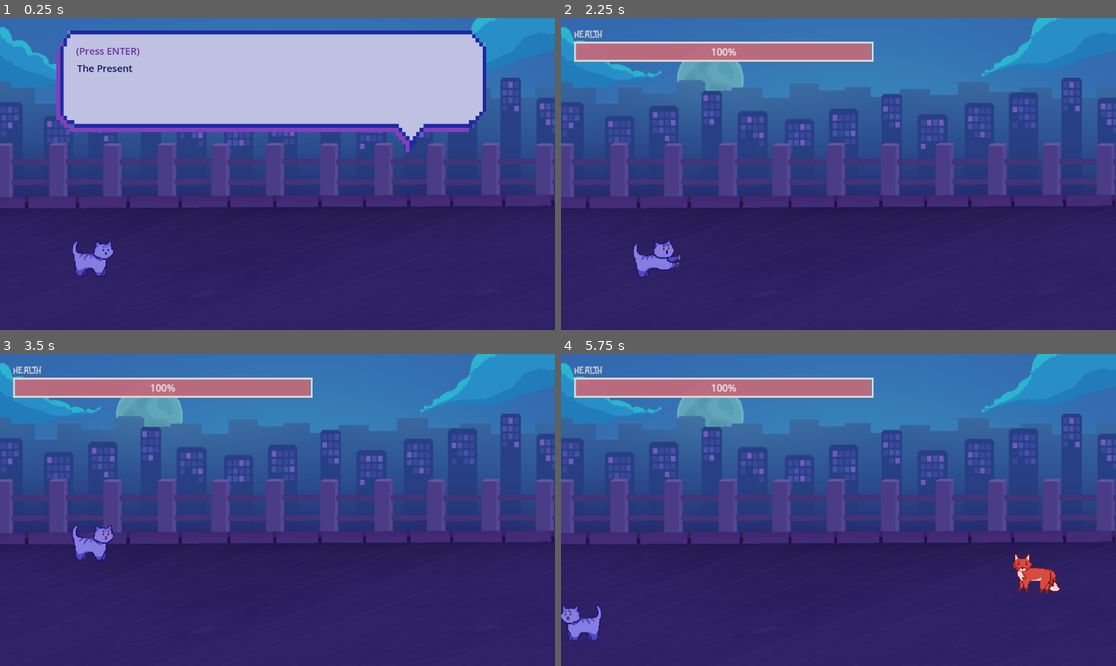
Above: before the commit, frames 1-4 (two rows, left to right).
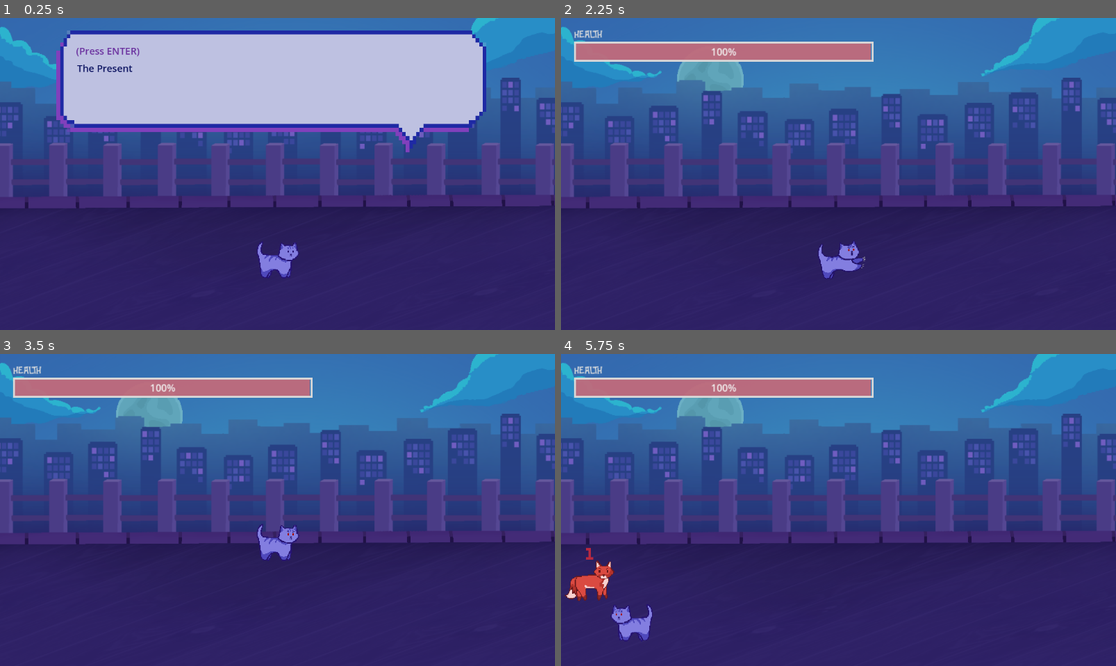
Above: after the commit, the same moments.

Repository: purple-affogato/magic-xmas-cat-game
Game: Godot game, scene res://present_level.tscn
The game is run twice, just before and just after one commit, with the same random seed, the same clock (stepped at 60 frames per second) and the same inputs. This scene is started directly instead of the project's main scene.
Inputs:
- Up to frame 1 (0.25 s): no input
- Up to frame 2 (2.25 s): tap Enter (ui_accept) at 0.5, 0.77, 1.25, 1.52, 2 s; hold Right (ui_right) 0.53-1.28 s; tap Q (normal_attack) at 0.6, 1.35, 2.1 s; hold Down (ui_down) 1.28-2.03 s; hold Right (ui_right) from 2.03 s (still down)
- Up to frame 3 (3.5 s): release Right (ui_right) at 2.78 s; hold Up (ui_up) from 2.78 s (still down); tap Q (normal_attack) at 2.85 s; tap Enter (ui_accept) at 3.02 s
- Up to frame 4 (5.75 s): release Up (ui_up) at 3.53 s; hold Left (ui_left) 3.53-5.03 s; tap Q (normal_attack) at 3.6, 4.35, 5.1 s; tap Enter (ui_accept) at 3.77, 4.52 s; hold Down (ui_down) from 5.03 s (still down)

The runs differ from the first frame. In frame 1, 0.9% of the frame differs, in the area x 13-54%, y 71-84%; in frame 2, 1.0%; in frame 3, 1.0%; in frame 4, 2.1%, in the area x 0-91%, y 62-92%.

Commit message:
added more spawn points

Diff:
--- a/present_level.tscn
+++ b/present_level.tscn
@@ -47,13 +47,19 @@
 [node name="DialogueBox" parent="." instance=ExtResource("2_ko05i")]
 
 [node name="Cat" parent="." instance=ExtResource("3_y3kcs")]
-position = Vector2(198, 496)
+position = Vector2(582, 499)
 
 [node name="SpawnPoint1" type="Marker2D" parent="." groups=["spawn"]]
 position = Vector2(1159, 570)
 
 [node name="SpawnPoint2" type="Marker2D" parent="." groups=["spawn"]]
 position = Vector2(1156, 454)
+
+[node name="SpawnPoint3" type="Marker2D" parent="." groups=["spawn"]]
+position = Vector2(-3, 573)
+
+[node name="SpawnPoint4" type="Marker2D" parent="." groups=["spawn"]]
+position = Vector2(1, 469)
 
 [node name="HealthBar" parent="." instance=ExtResource("5_tljhl")]
 visible = false
